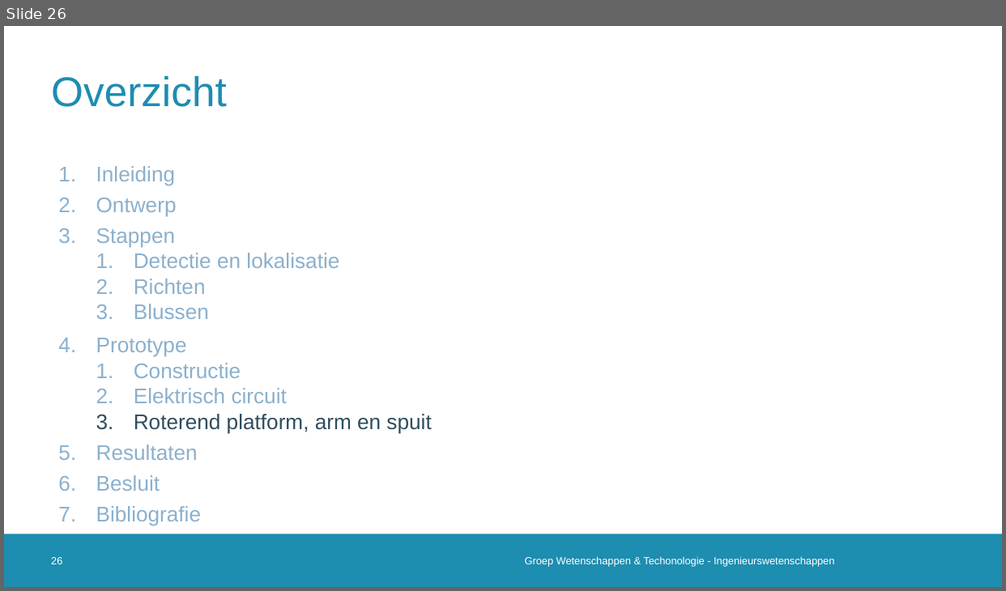
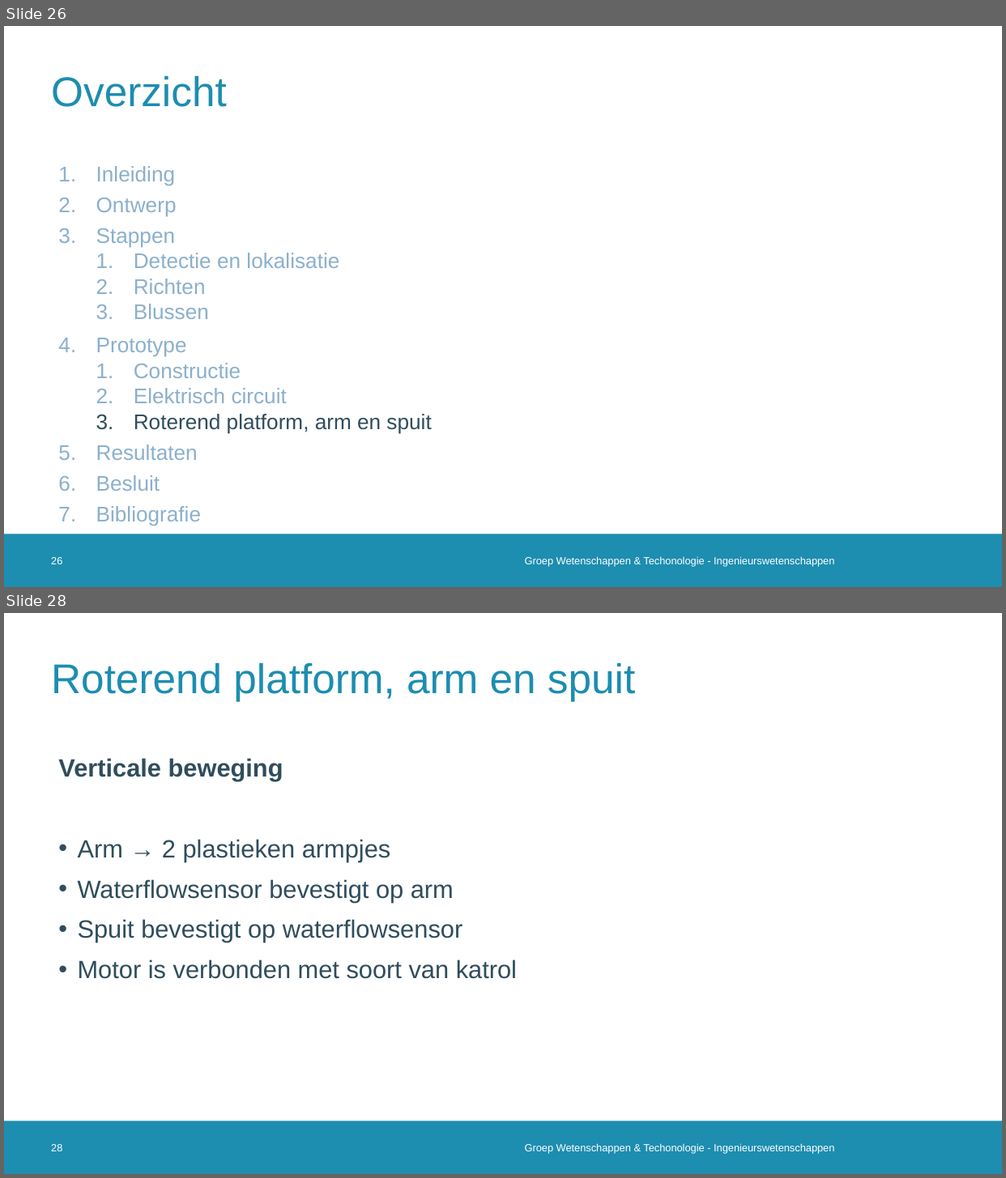
Before and after one commit to 2023-2022-KULAK-IW/2022_2023_Probleemoplossen_en_Ontwerpen_2, a slide deck: LATEX + ppt/Tussentijdse Presentatie .pptx. Shown one above the other, each under a label of ours: slide 26 before the commit, slides 26 and 28 after it; the slides between them are not shown. The pictures are 1006x591 and 1006x1178 pixels, drawn with LibreOffice and Linux fonts; fonts in the diff are those of the drawing; background and template pictures are left out. Boxes give left, top, right and bottom in pixels: in the first picture for what was removed or moved away, otherwise in the second. Text is boxed around its words. In the diff, an @@ line names an element or a change of style, - is before the commit and + after.

```diff
--- a/LATEX + ppt/Tussentijdse Presentatie .pptx
+++ b/LATEX + ppt/Tussentijdse Presentatie .pptx
@@ slide 28 added at (x1=4, y1=613, x2=1002, y2=1174), background #FFFFFF; not listed: 1 template element that a slide beside it also shows @@
@@ title added at (x1=51, y1=662, x2=635, y2=701), 40 pt, text #1D8DB0 @@
+Roterend platform, arm en spuit
@@ text added at (x1=58, y1=758, x2=517, y2=979), 24 pt, text #2F4D5D @@
+Verticale beweging
+• Arm → 2 plastieken armpjes
+• Waterflowsensor bevestigt op arm
+• Spuit bevestigt op waterflowsensor
+• Motor is verbonden met soort van katrol
@@ page number added at (x1=51, y1=1144, x2=62, y2=1152), 10 pt, text #FFFFFF @@
+28
@@ text added at (x1=525, y1=1144, x2=834, y2=1154), 10 pt, text #FFFFFF @@
+Groep Wetenschappen & Techonologie - Ingenieurswetenschappen
```
Also in this commit, not shown: 12 slides changed, 3 other slides added, 3 other files.
